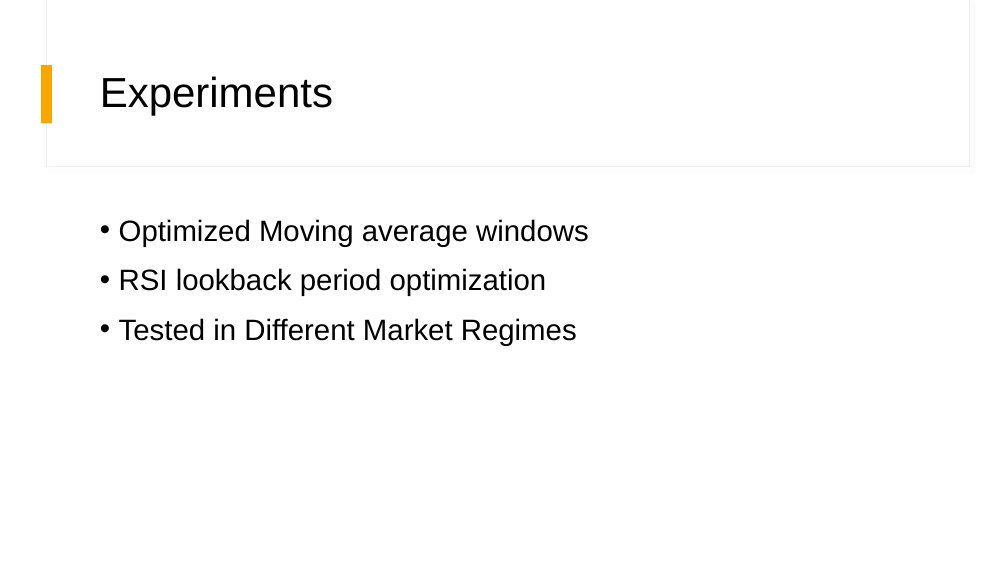
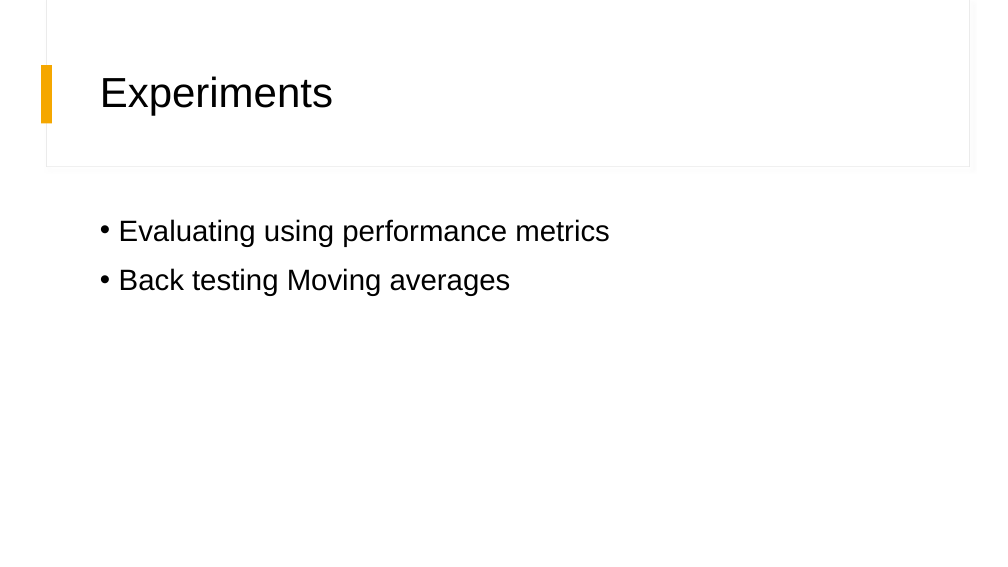
Before and after one commit to xlumzee/Optimizing-Trading-Strategies-RL, a slide deck: slide 7 of presentation/Standup 1.pptx (slide 6 before the commit). Drawn at 1008x567 pixels with LibreOffice and Linux fonts; fonts in the diff are those of the drawing. Boxes give left, top, right and bottom in pixels: in the first picture for what was removed or moved away, otherwise in the second. Text is boxed around its words. In the diff, an @@ line names an element or a change of style, - is before the commit and + after.

```diff
--- a/presentation/Standup 1.pptx
+++ b/presentation/Standup 1.pptx
@@ text at (119,219,610,296): text changed @@
-• Optimized Moving average windows
-• RSI lookback period optimization
-• Tested in Different Market Regimes
+• Evaluating using performance metrics
+• Back testing Moving averages
```
Also in this commit, not shown: 1 other slide changed, 1 slide added, 2 other files.
